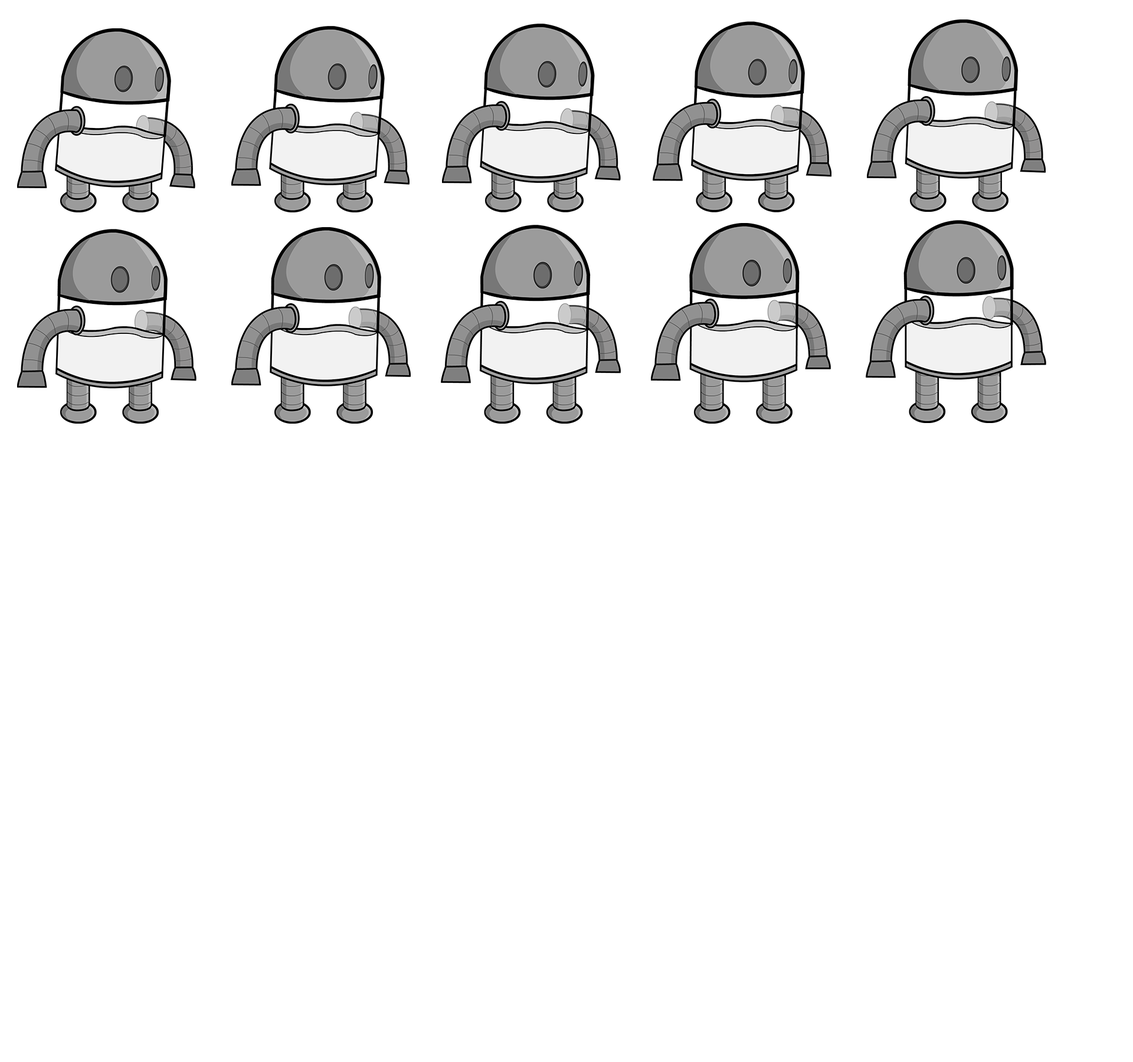
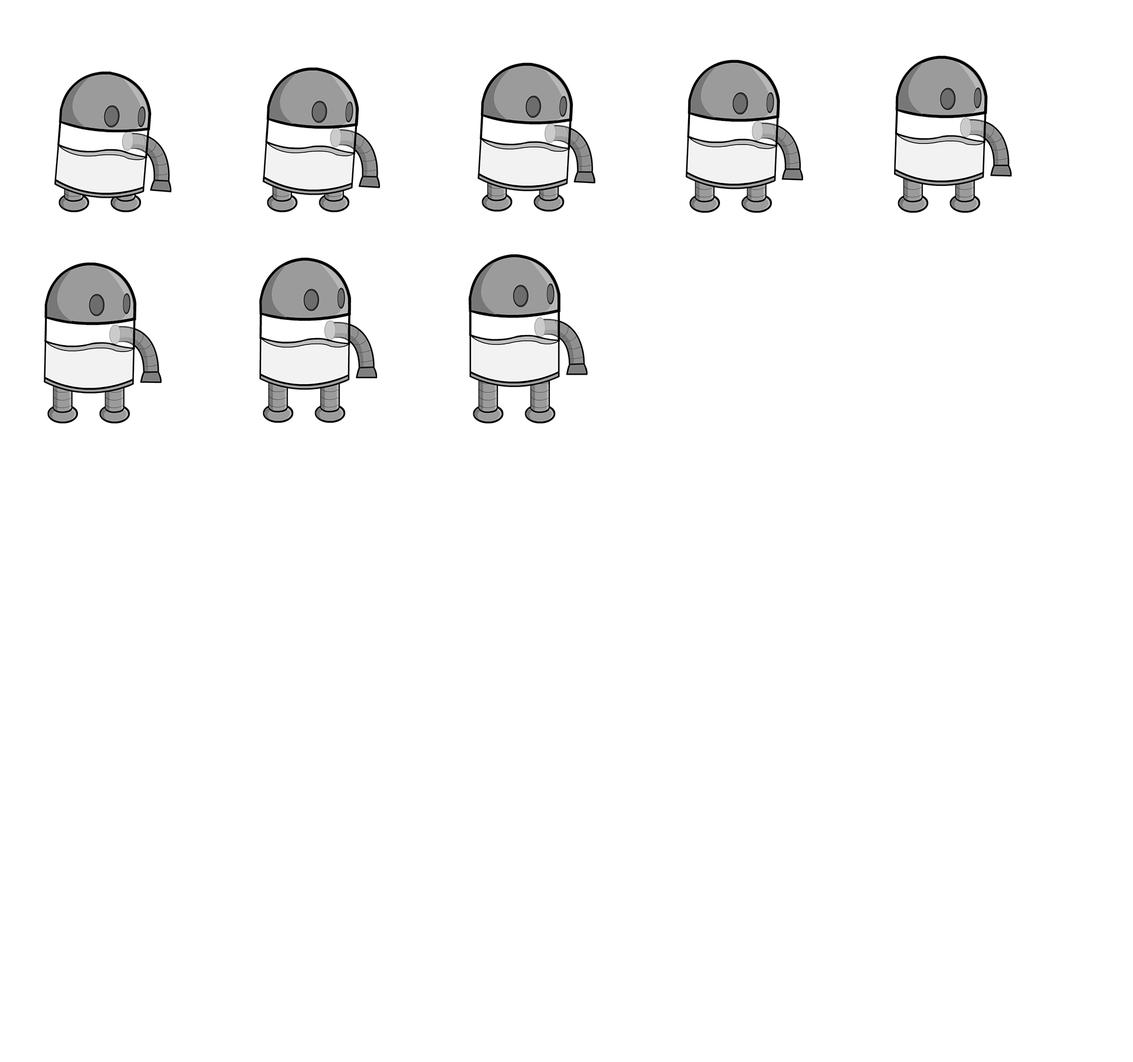
Two versions of the same layered image (1133x1062). Layer-by-layer changes:
removed layer "Standing_Up10" over [865, 220, 1047, 424]
removed layer "Standing_Up9" over [650, 223, 831, 424]
renamed "Standing_Up1" to "Ducking0008", moved it above "Ducking0007", painted on it over [17, 28, 196, 213]
renamed "Standing_Up2" to "Ducking0007", moved it above "Ducking0006", painted on it over [231, 25, 410, 213]
renamed "Standing_Up3" to "Ducking0006", moved it above "Ducking0005", painted on it over [441, 23, 621, 213]
renamed "Standing_Up4" to "Ducking0005", moved it above "Ducking0004", painted on it over [652, 21, 832, 214]
renamed "Standing_Up5" to "Ducking0004", moved it above "Ducking0003", painted on it over [866, 19, 1046, 214]
renamed "Standing_Up6" to "Ducking0003", moved it above "Ducking0002", painted on it over [17, 228, 197, 424]
renamed "Standing_Up7" to "Ducking0002", moved it above "Ducking0001", painted on it over [231, 227, 411, 424]
renamed "Standing_Up8" to "Ducking0001", painted on it over [440, 224, 621, 424]
